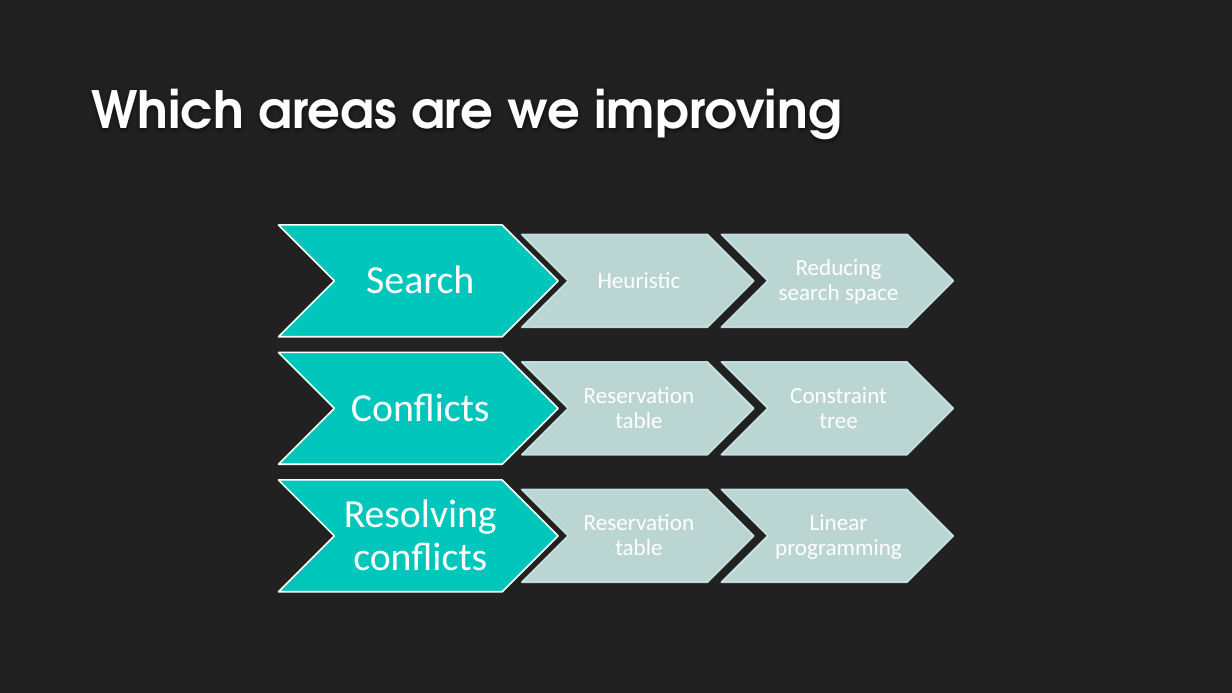
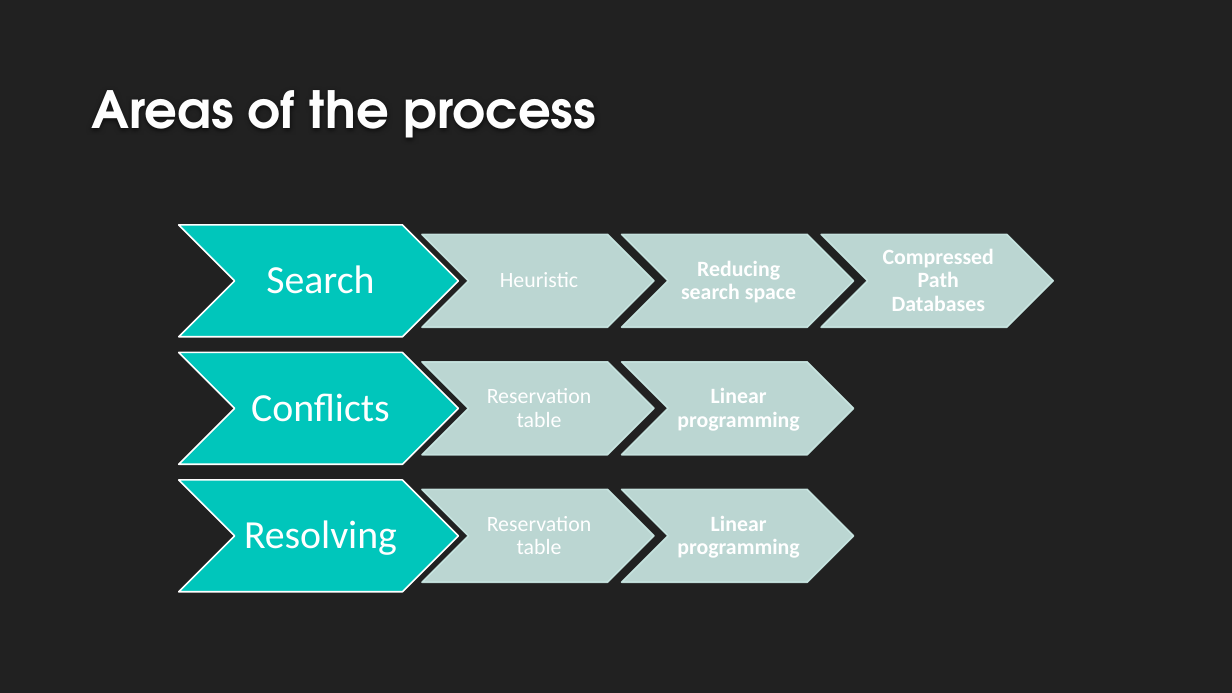
Before and after one commit to VikingDai/Honours-MAPF, a slide deck: slide 10 of Documents/Intermediate Presentation/Intermediate Presentation.pptx (slide 6 before the commit). Drawn at 1232x693 pixels with LibreOffice and Linux fonts; fonts in the diff are those of the drawing; background and template pictures are left out. Boxes give left, top, right and bottom in pixels: in the first picture for what was removed or moved away, otherwise in the second. Text is boxed around its words. In the diff, an @@ line names an element or a change of style, - is before the commit and + after.

Commit message:
Updated presentation

```diff
--- a/Documents/Intermediate Presentation/Intermediate Presentation.pptx
+++ b/Documents/Intermediate Presentation/Intermediate Presentation.pptx
@@ title at (x1=91, y1=90, x2=596, y2=138): text changed @@
-Which areas are we improving
+Areas of the process
@@ text "Reducing search space" at (x1=681, y1=261, x2=796, y2=302): size 18 to 17 pt, bold on @@
@@ chevron added at (x1=822, y1=235, x2=1054, y2=327), fill #CCEAE7 at 90% opacity, outline #CCEAE7 1.25 pt @@
@@ text added at (x1=883, y1=249, x2=994, y2=311), 17 pt, text #FFFFFF, bold @@
+Compressed Path Databases
@@ text added at (x1=677, y1=388, x2=799, y2=431), 17 pt, text #FFFFFF, bold @@
+Linear programming
@@ text removed at (x1=790, y1=387, x2=887, y2=428) @@
-Constraint tree
@@ 9 chevrons, 7 texts moved together from (x1=278, y1=225, x2=954, y2=592) to (x1=178, y1=225, x2=854, y2=592) @@
@@ size 18 to 17 pt in 3 elements at (x1=500, y1=272, x2=578, y2=287), (x1=487, y1=388, x2=592, y2=427), (x1=487, y1=516, x2=592, y2=554) @@
@@ text "Linear programming" at (x1=677, y1=516, x2=799, y2=558): size 18 to 17 pt, bold on @@
@@ text at (x1=244, y1=520, x2=397, y2=555): text changed @@
-Resolving conflicts
+Resolving
```
Also in this commit, not shown: 1 other slide changed, 5 slides added, 1 slide removed.
